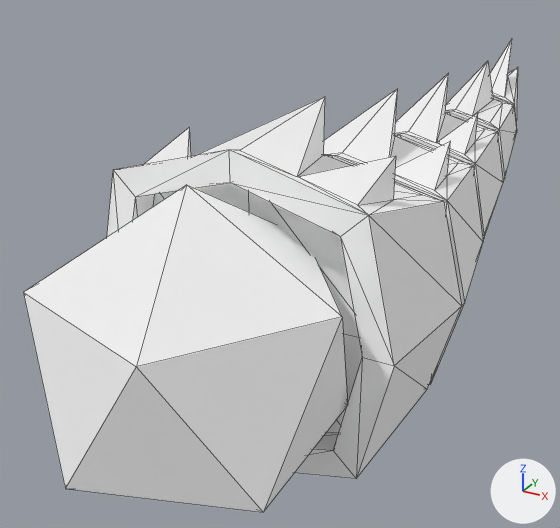
A saved change to the glTF model addons/Cubiix_Assets/Mods/CoreAssets/Assets/Mesh/Base/Tails/Dragon_Tail.gltf.
The view is the same before and after, from a 50 mm lens placed at (1.15, -0.86, 2.37), pointed at (-0.43, 2.01, 0.93). The axes (+X, +Y, +Z) are drawn at lower right. The lights are the same throughout. Mesh edges are drawn as thin lines. Vertices at the same position are counted once.

The older version as bpy lines, for what is in view:
```python
mat_material = principled_material('Material')
mat_material.base_color = (1.0, 1.0, 1.0)  # white #ffffff
mat_material.metallic = 1.0
mat_material.roughness = 1.0
me_plane_031 = bpy.data.meshes.new('Plane.031')
me_plane_031.from_pydata(...)  # 157 vertices, 290 faces; spans x -0.53..0.53, y 0.3..4.5, z 0.64..1.83
me_plane_031.materials.append(mat_material)  # white #ffffff
ob_dragon_tail = bpy.data.objects.new('Dragon_Tail', me_plane_031)
ob_dragon_tail.location = (0.0, 0.0, 0.0)
```
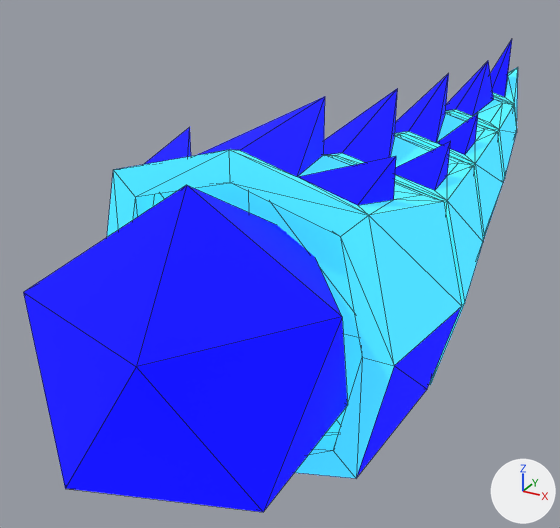
Where the change shows, as pixel boxes (x1, y1, x2, y2) in the pictures (560 x 528 px):
'Dragon_Tail', surface changed: (23, 40, 518, 512) in both

Edits to the bpy script that builds the scene:
```text
Add img_shader_teststrip:
    img_shader_teststrip = load_image('Shader_TestStrip', 'Shader_TestStrip.png', 18, 2, 'sRGB')
Change mat_material:
    where n0 = _N.new('ShaderNodeBsdfPrincipled'); n0.name = 'Principled BSDF'
    remove n0.inputs[0].default_value = (1.0, 1.0, 1.0, 1.0)  # 'Base Color', white #ffffff
    remove n0.inputs[1].default_value = 1.0  # 'Metallic'
    add n0.inputs[28].default_value = 1.0  # 'Emission Strength'
    add n2 = _N.new('ShaderNodeTexImage'); n2.name = 'Image Texture'
    add n2.image = img_shader_teststrip
    add n2.interpolation = 'Closest'
    add n3 = _N.new('ShaderNodeTexImage'); n3.name = 'Image Texture.001'
    add n3.image = img_shader_teststrip
    add n3.interpolation = 'Closest'
    add _L.new(n2.outputs[0], n0.inputs[27])  # 'Color' to 'Emission Color'
    add _L.new(n3.outputs[0], n0.inputs[0])  # 'Color' to 'Base Color'
Change me_plane_031:
    where me_plane_031.from_pydata(...)  # 157 vertices, 290 faces; spans x -0.53..0.53, y 0.3..4.5, z 0.64..1.83
    used by ob_dragon_tail; location = (0.0, 0.0, 0.0)
    me_plane_031 part 1: texture (UV) coordinates of 290 of 290 faces, centred in x -0.49..0.49, y 0.35..4.2, z 0.69..1.77, changed; they spanned u 0.27..0.77, v 0.77..0.77 and now span u 0.03..0.08, v 0.74..0.74
```
